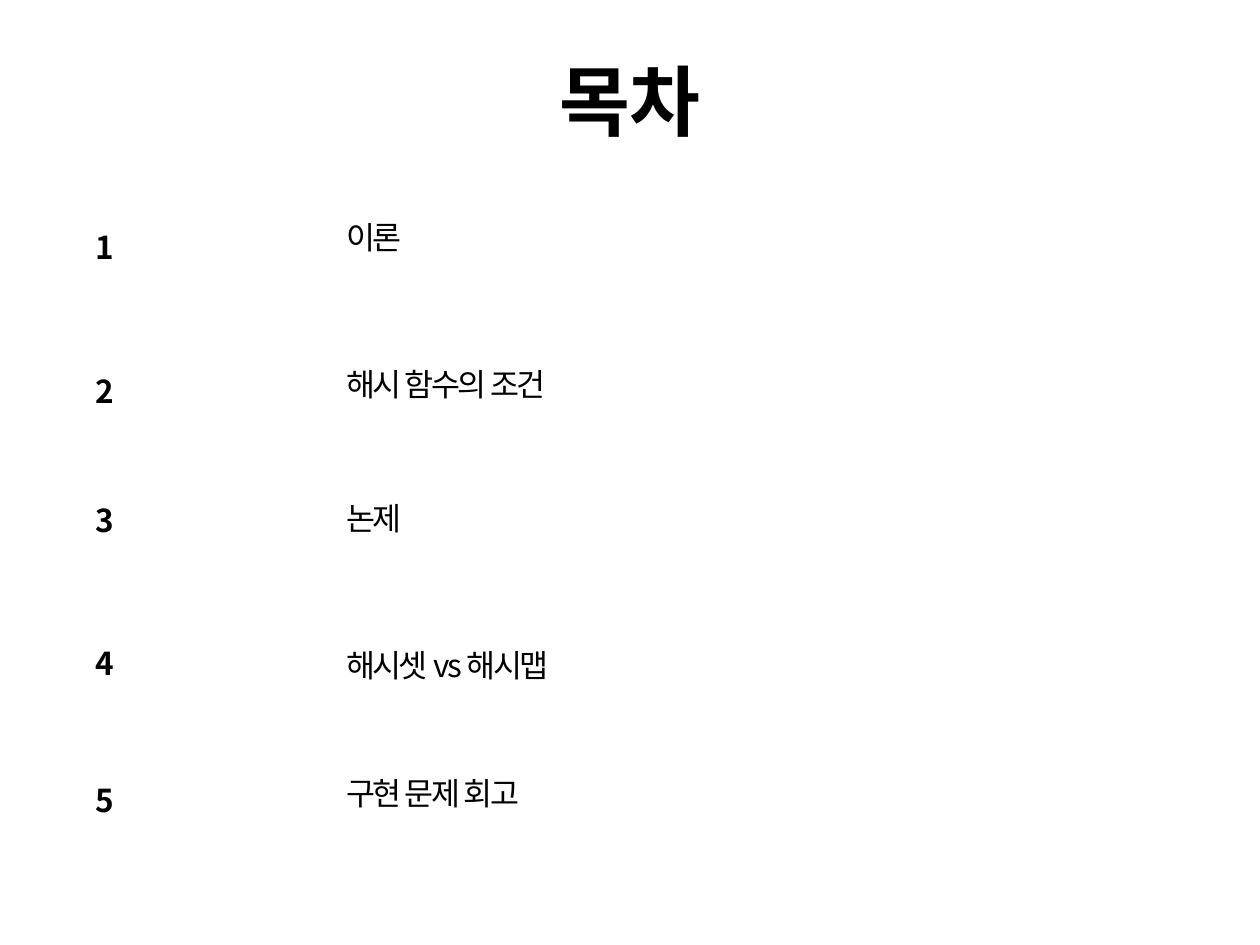
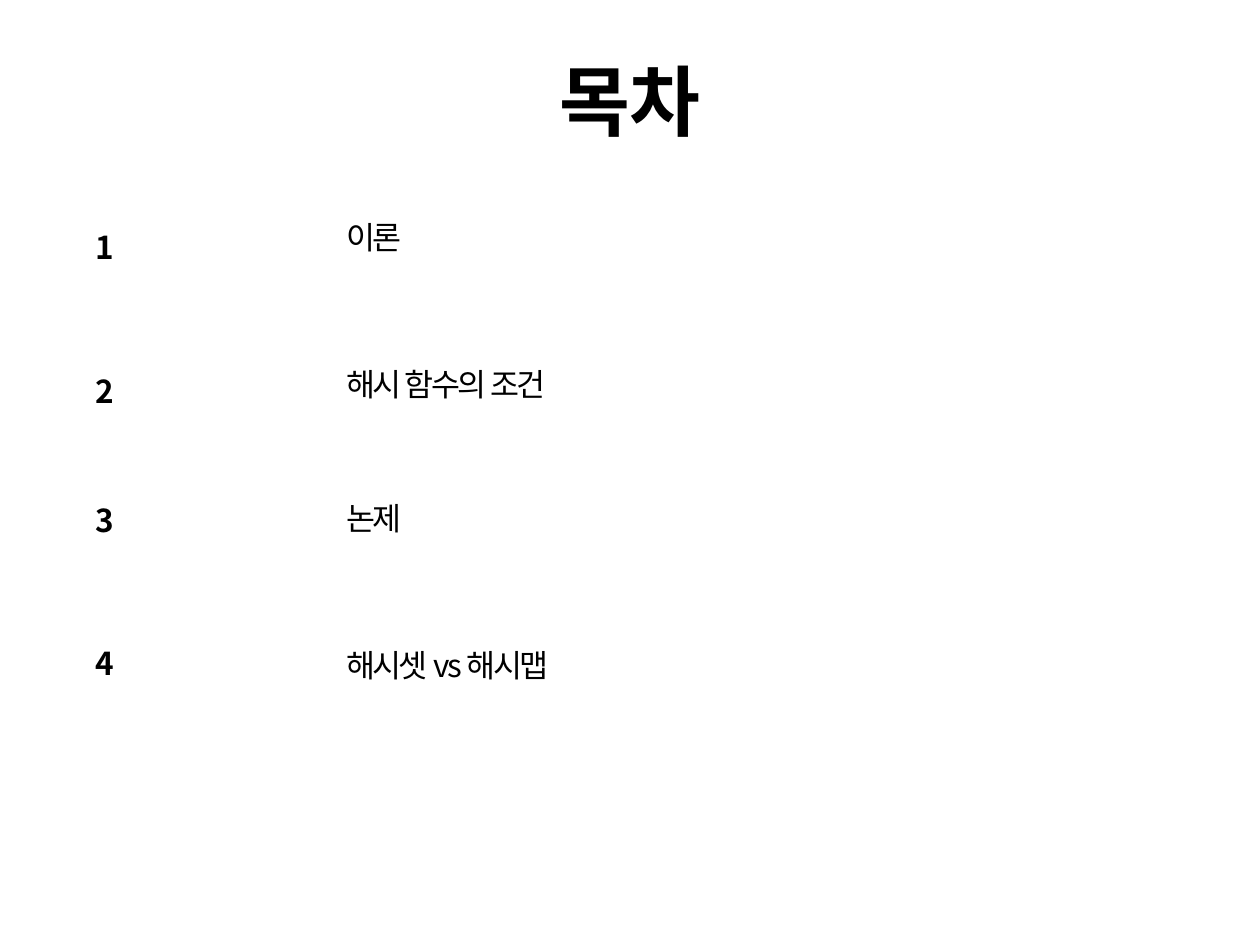
Before and after one commit to cs-study-org/algorithm-study, a slide deck: slide 2 of 06/yongki/HashTable.pptx. Drawn at 1260x945 pixels with LibreOffice and Linux fonts; fonts in the diff are those of the drawing. Boxes give left, top, right and bottom in pixels: in the first picture for what was removed or moved away, otherwise in the second. Text is boxed around its words. In the diff, an @@ line names an element or a change of style, - is before the commit and + after.

```diff
--- a/06/yongki/HashTable.pptx
+++ b/06/yongki/HashTable.pptx
@@ text removed at box(346, 779, 519, 808) @@
-구현 문제 회고
@@ text removed at box(96, 788, 115, 813) @@
-5
```
Also in this commit, not shown: 2 slides removed, 1 other file.
